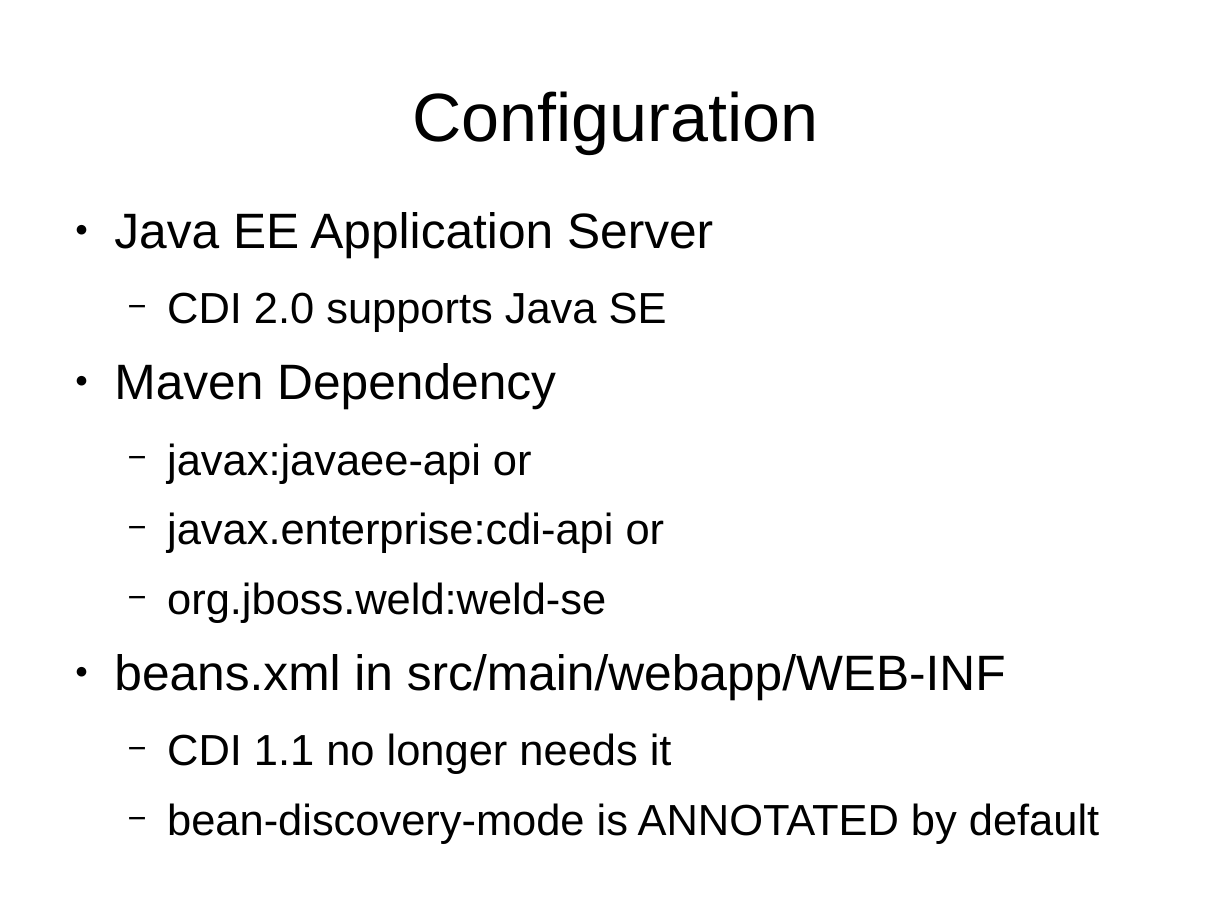
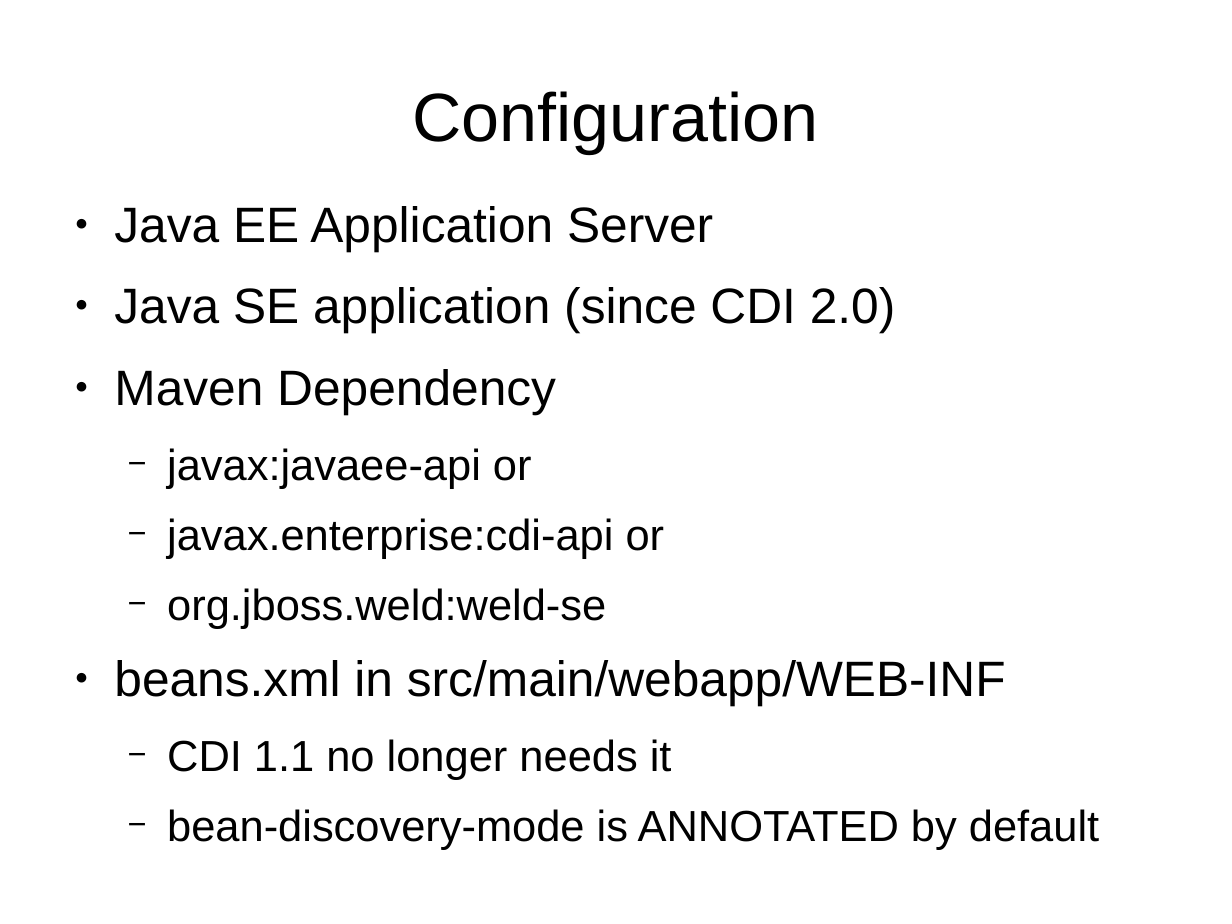
Before and after one commit to FrigoCoder/CDI, a slide deck: slide 12 of CDI.odp. Drawn at 1232x924 pixels with LibreOffice and Linux fonts; fonts in the diff are those of the drawing. Boxes give left, top, right and bottom in pixels: in the first picture for what was removed or moved away, otherwise in the second. Text is boxed around its words. In the diff, an @@ line names an element or a change of style, - is before the commit and + after.

```diff
--- a/CDI.odp
+++ b/CDI.odp
@@ text at [114, 287, 896, 333]: text changed; size 28 to 32 pt @@
-  − CDI 2.0 supports Java SE
+● Java SE application (since CDI 2.0)
```
Also in this commit, not shown: 1 other slide changed, 2 slides removed, 2 other files.
